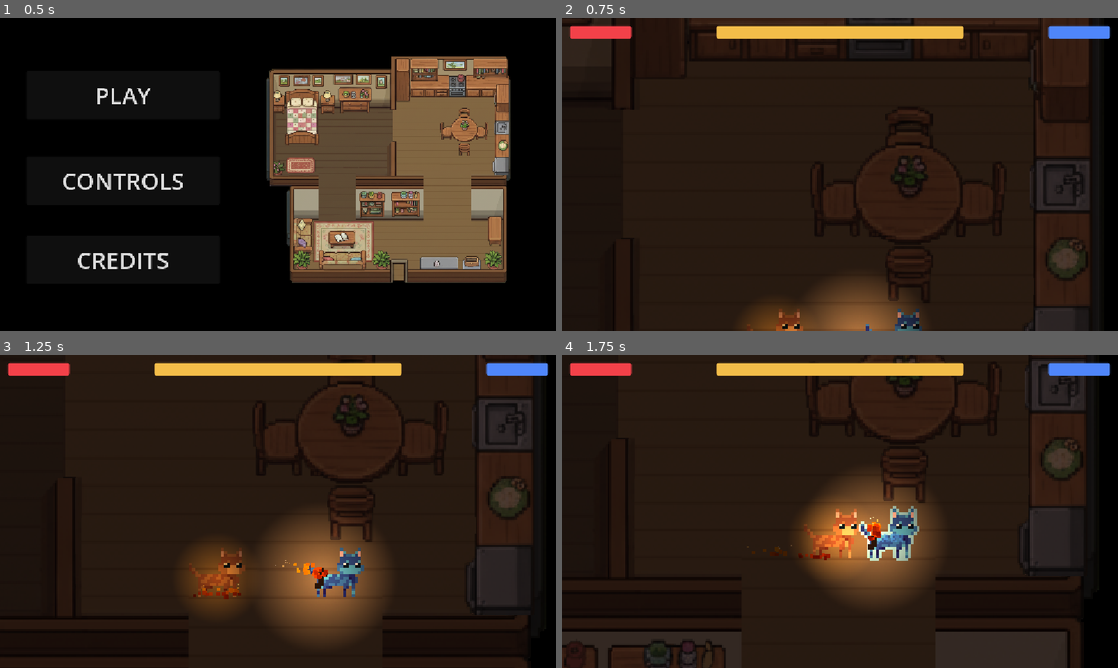
Above: before the commit, frames 1-4 (two rows, left to right).
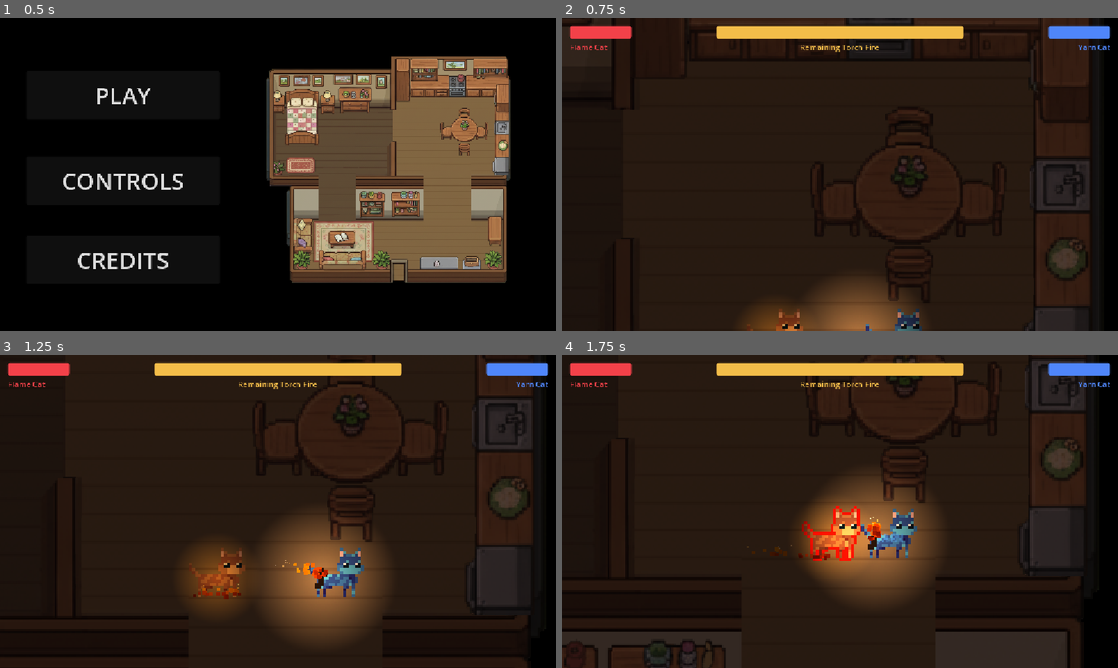
Above: after the commit, the same moments.

Repository: anqilique/GDGJam2-2025
Game: Godot game, scene res://Scenes/start_menu.tscn
The game is run twice, just before and just after one commit, with the same random seed, the same clock (stepped at 60 frames per second) and the same inputs. The engine's default icon, where the game draws it, is replaced by a stand-in: a white triangle on a blue panel in a dark square.
Inputs (mouse positions are in pixels of both pictures, inside the frame that each line leads up to):
- Up to frame 1 (0.5 s): no input
- Up to frame 2 (0.75 s): click "PLAY" at 0.5 s
- Up to frame 3 (1.25 s): no input
- Up to frame 4 (1.75 s): move the mouse to (962, 495) at 1.27 s; hold D (fire_cat_move_right) from 1.28 s (still down); click (962, 495) at 1.35 s

Frame 1 is identical in both runs. In frame 2, 0.2% of the frame differs, in the area x 1-99%, y 8-11%; in frame 3, 0.2%; in frame 4, 1.0%, in the area x 1-99%, y 8-66%.

Commit message:
Change Shadows to Particles
Because we don't have sprites lol.

Diff:
--- a/Scenes/shadow.tscn
+++ b/Scenes/shadow.tscn
@@ -1,7 +1,8 @@
-[gd_scene load_steps=13 format=3 uid="uid://clawv8kask8pi"]
+[gd_scene load_steps=16 format=3 uid="uid://clawv8kask8pi"]
 
 [ext_resource type="PackedScene" uid="uid://r01f1wrgnauk" path="res://Scenes/Components/HealthComponent.tscn" id="1_7lfe7"]
 [ext_resource type="Script" uid="uid://coq8d5tcwbsha" path="res://Scripts/Shadow/ShadowHitbox.gd" id="1_pt8rj"]
+[ext_resource type="Script" uid="uid://c4d5wt47djxml" path="res://Scripts/shadow.gd" id="1_s1j64"]
 [ext_resource type="Script" uid="uid://cjson8dx74ue8" path="res://Scripts/Components/StateMachine.gd" id="1_wjdoq"]
 [ext_resource type="PackedScene" uid="uid://4j24cfujirgk" path="res://Scenes/Components/HurtboxComponent.tscn" id="2_pt8rj"]
 [ext_resource type="Script" uid="uid://dqp2wtkte5hth" path="res://Scripts/Shadow/States/ShadowHit.gd" id="3_xxmrs"]
@@ -23,10 +24,20 @@
 radius = 5.0
 height = 10.0
 
+[sub_resource type="Curve" id="Curve_pt8rj"]
+_data = [Vector2(0, 0.9887641), 0.0, 0.0, 0, 0, Vector2(0.69767445, 0.9662922), 0.0, 0.0, 0, 0, Vector2(1, 0.19101131), 0.0, 0.0, 0, 0]
+point_count = 3
+
+[sub_resource type="Gradient" id="Gradient_s1j64"]
+offsets = PackedFloat32Array(0, 0.39726028, 0.8150685, 1)
+colors = PackedColorArray(0, 0, 0, 1, 0.28604844, 0.000872418, 0.4852584, 1, 0.24936762, 0.011783855, 0, 1, 0.14926839, 1.8602535e-05, 0.15282303, 0.8901961)
+
 [node name="Shadow" type="CharacterBody2D" groups=["Shadow"]]
 process_mode = 3
+script = ExtResource("1_s1j64")
 
 [node name="Sprite2D" type="Sprite2D" parent="."]
+visible = false
 modulate = Color(0.591381, 0, 0.143707, 1)
 texture = SubResource("PlaceholderTexture2D_8gbba")
 
@@ -54,7 +65,7 @@
 script = ExtResource("4_bhi63")
 shadow_character_body = NodePath("../..")
 shadow_node = NodePath("../..")
-movement_speed = 10.0
+movement_speed = 25.0
 metadata/_custom_type_script = "uid://c0rmkgfdvs7y5"
 
 [node name="ShadowHit" type="Node" parent="StateMachine" node_paths=PackedStringArray("state_machine")]
@@ -81,6 +92,27 @@
 wait_time = 0.4
 one_shot = true
 
+[node name="CPUParticles2D" type="CPUParticles2D" parent="."]
+emitting = false
+amount = 40
+lifetime = 0.2
+speed_scale = 0.3
+explosiveness = 0.2
+randomness = 1.0
+emission_shape = 2
+emission_sphere_radius = 8.0
+direction = Vector2(0, -1)
+spread = 90.0
+gravity = Vector2(0, -600)
+orbit_velocity_min = 1.0
+orbit_velocity_max = 2.0
+radial_accel_min = -50.0
+radial_accel_max = -40.0
+scale_amount_min = 4.0
+scale_amount_max = 6.0
+scale_amount_curve = SubResource("Curve_pt8rj")
+color_ramp = SubResource("Gradient_s1j64")
+
 [connection signal="area_entered" from="Hitbox Area2D" to="Hitbox Area2D" method="_on_area_entered"]
 [connection signal="area_exited" from="Hitbox Area2D" to="Hitbox Area2D" method="_on_area_exited"]
 [connection signal="timeout" from="AttackTimer" to="StateMachine/ShadowAttack" method="_on_attack_timer_timeout"]
--- a/Scenes/ui.tscn
+++ b/Scenes/ui.tscn
@@ -49,6 +49,14 @@
 rounded = true
 show_percentage = false
 
+[node name="Label" type="Label" parent="HealthBars/FCatHealth"]
+modulate = Color(0.9529412, 0.25490198, 0.28627452, 1)
+layout_mode = 0
+offset_top = 32.0
+offset_right = 40.0
+offset_bottom = 55.0
+text = "Flame Cat"
+
 [node name="YCatHealth" type="ProgressBar" parent="HealthBars"]
 layout_mode = 0
 offset_left = 1136.0
@@ -64,6 +72,17 @@
 rounded = true
 show_percentage = false
 
+[node name="Label" type="Label" parent="HealthBars/YCatHealth"]
+modulate = Color(0.30980393, 0.5254902, 0.9764706, 1)
+layout_mode = 0
+offset_left = 77.0
+offset_top = 32.0
+offset_right = 154.0
+offset_bottom = 55.0
+scale = Vector2(-1, 1)
+text = "Yarn Cat"
+horizontal_alignment = 2
+
 [node name="TorchFlames" type="ProgressBar" parent="HealthBars"]
 layout_mode = 0
 offset_left = 320.0
@@ -77,3 +96,12 @@
 value = 4.0
 rounded = true
 show_percentage = false
+
+[node name="Label" type="Label" parent="HealthBars/TorchFlames"]
+modulate = Color(0.9529412, 0.7411765, 0.2901961, 1)
+layout_mode = 0
+offset_top = 32.0
+offset_right = 512.0
+offset_bottom = 55.0
+text = "Remaining Torch Fire"
+horizontal_alignment = 1
--- a/Scripts/FireCat/FireCat.gd
+++ b/Scripts/FireCat/FireCat.gd
@@ -11,7 +11,7 @@
 
 
 func _physics_process(delta):
-	if Globals.torch_holder == "FireCat":
+	if Globals.torch_holder != "FireCat":
 		$AnimatedSprite2D.play("default")
 	else:
 		$AnimatedSprite2D.stop()
--- a/Scripts/YarnCat/YarnCat.gd
+++ b/Scripts/YarnCat/YarnCat.gd
@@ -19,7 +19,7 @@
 
 
 func _physics_process(_delta):
-	if Globals.torch_holder == "YarnCat":
+	if Globals.torch_holder != "YarnCat":
 		$AnimatedSprite2D.play("default")
 	else:
 		$AnimatedSprite2D.stop()
--- /dev/null
+++ b/Scripts/shadow.gd
@@ -0,0 +1,8 @@
+extends CharacterBody2D
+
+
+func _ready() -> void:
+	$CPUParticles2D.emitting = true
+
+func _physics_process(delta: float) -> void:
+	pass
Not shown, added: Scripts/shadow.gd.uid
